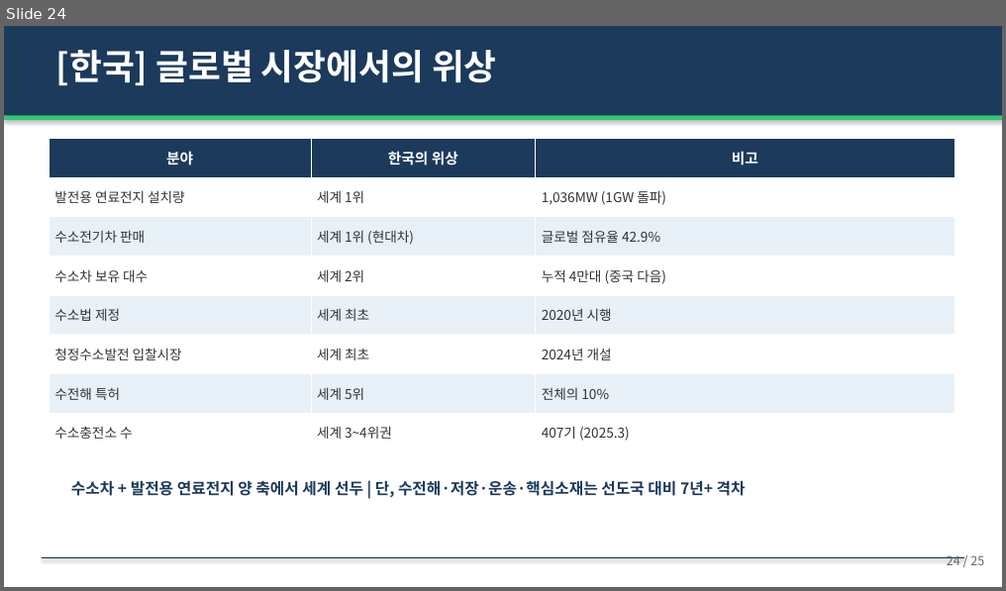
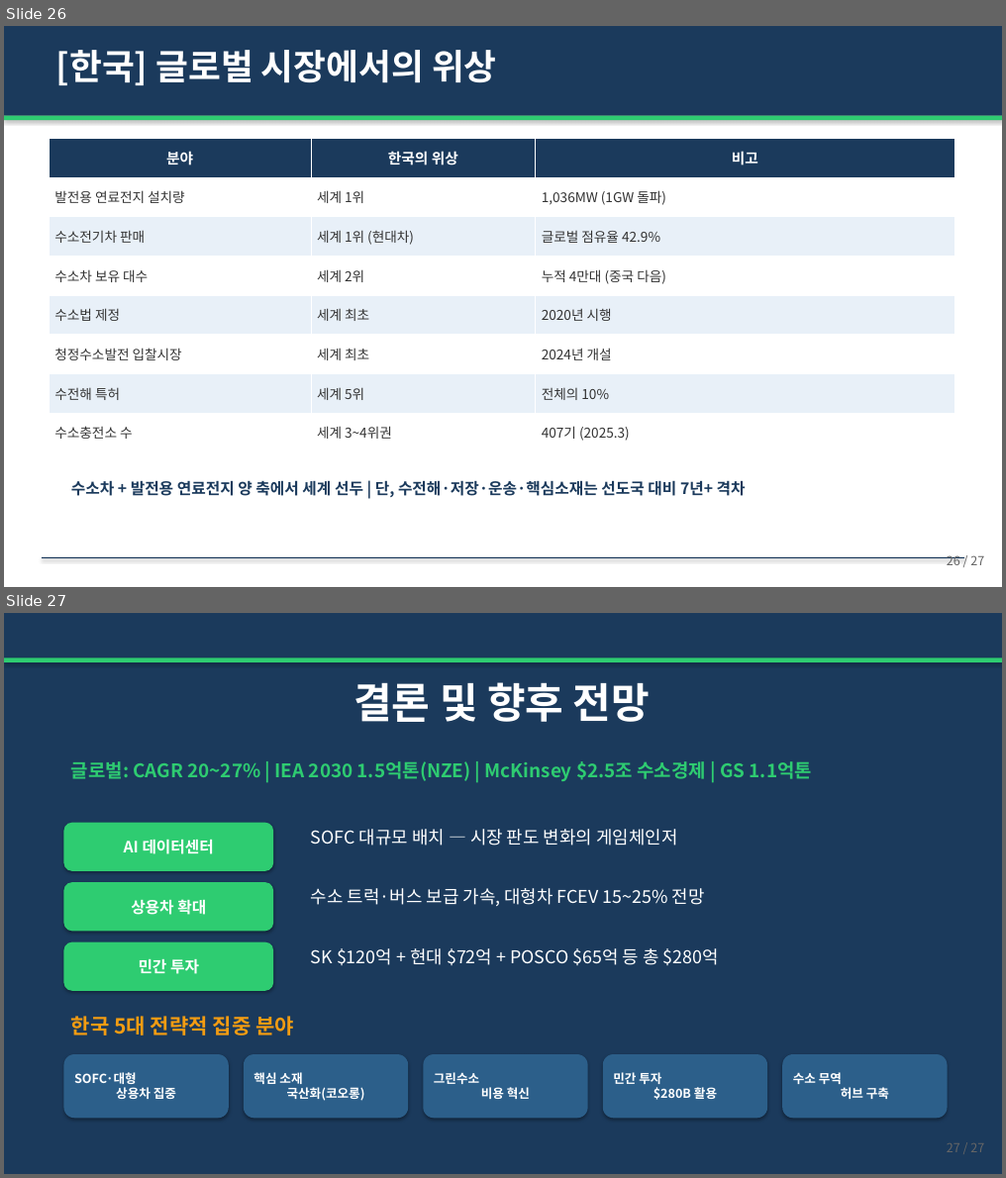
Before and after one commit to hpark1947/Hydrogen, a slide deck: 연료전지/연료전지_발표자료.pptx. Shown one above the other, each under a label of ours: slide 24 before the commit, slides 26 and 27 after it. The pictures are 1006x591 and 1006x1178 pixels, drawn with LibreOffice and Linux fonts; fonts in the diff are those of the drawing. Boxes give left, top, right and bottom in pixels: in the first picture for what was removed or moved away, otherwise in the second. Text is boxed around its words. In the diff, an @@ line names an element or a change of style, - is before the commit and + after.

```diff
--- a/연료전지/연료전지_발표자료.pptx
+++ b/연료전지/연료전지_발표자료.pptx
@@ slide 27 added at <box>4,613,1002,1174</box>, background #1B3A5C @@
@@ rectangle added at <box>4,658,1002,663</box>, fill #2ECC71 @@
@@ text added at <box>353,682,649,722</box>, 40 pt, text #FFFFFF, bold @@
+결론 및 향후 전망
@@ text added at <box>71,761,812,781</box>, 18 pt, text #2ECC71, bold @@
+글로벌: CAGR 20~27% | IEA 2030 1.5억톤(NZE) | McKinsey $2.5조 수소경제 | GS 1.1억톤
@@ rounded rectangle added at <box>63,823,273,871</box>, fill #2ECC71, 15 pt, text #FFFFFF, bold @@
+AI 데이터센터
@@ text added at <box>311,829,677,846</box>, 17 pt, text #FFFFFF @@
+SOFC 대규모 배치 — 시장 판도 변화의 게임체인저
@@ rounded rectangle added at <box>63,882,273,931</box>, fill #2ECC71, 15 pt, text #FFFFFF, bold @@
+상용차 확대
@@ text added at <box>311,888,705,906</box>, 17 pt, text #FFFFFF @@
+수소 트럭·버스 보급 가속, 대형차 FCEV 15~25% 전망
@@ rounded rectangle added at <box>63,943,273,991</box>, fill #2ECC71, 15 pt, text #FFFFFF, bold @@
+민간 투자
@@ text added at <box>311,949,719,965</box>, 17 pt, text #FFFFFF @@
+SK $120억 + 현대 $72억 + POSCO $65억 등 총 $280억
@@ text added at <box>71,1016,294,1036</box>, 20 pt, text #F39C12, bold @@
+한국 5대 전략적 집중 분야
@@ rounded rectangle added at <box>63,1055,229,1118</box>, fill #2C5F8A, 12 pt, text #FFFFFF, bold @@
+SOFC·대형
+상용차 집중
@@ rounded rectangle added at <box>244,1055,408,1118</box>, fill #2C5F8A, 12 pt, text #FFFFFF, bold @@
+핵심 소재
+국산화(코오롱)
@@ rounded rectangle added at <box>423,1055,588,1118</box>, fill #2C5F8A, 12 pt, text #FFFFFF, bold @@
+그린수소
+비용 혁신
@@ rounded rectangle added at <box>603,1055,767,1118</box>, fill #2C5F8A, 12 pt, text #FFFFFF, bold @@
+민간 투자
+$280B 활용
@@ rounded rectangle added at <box>782,1055,947,1118</box>, fill #2C5F8A, 12 pt, text #FFFFFF, bold @@
+수소 무역
+허브 구축
@@ text added at <box>946,1144,984,1153</box>, 12 pt, text #666666 @@
+27 / 27
@@ what was slide 24 is now slide 26 @@
@@ slide 26 changed as well @@
@@ text at <box>946,556,984,566</box>: text changed @@
-24 / 25
+26 / 27
```
Also in this commit, not shown: 22 other slides changed, 2 other slides added, 1 slide removed, 1 other file.
